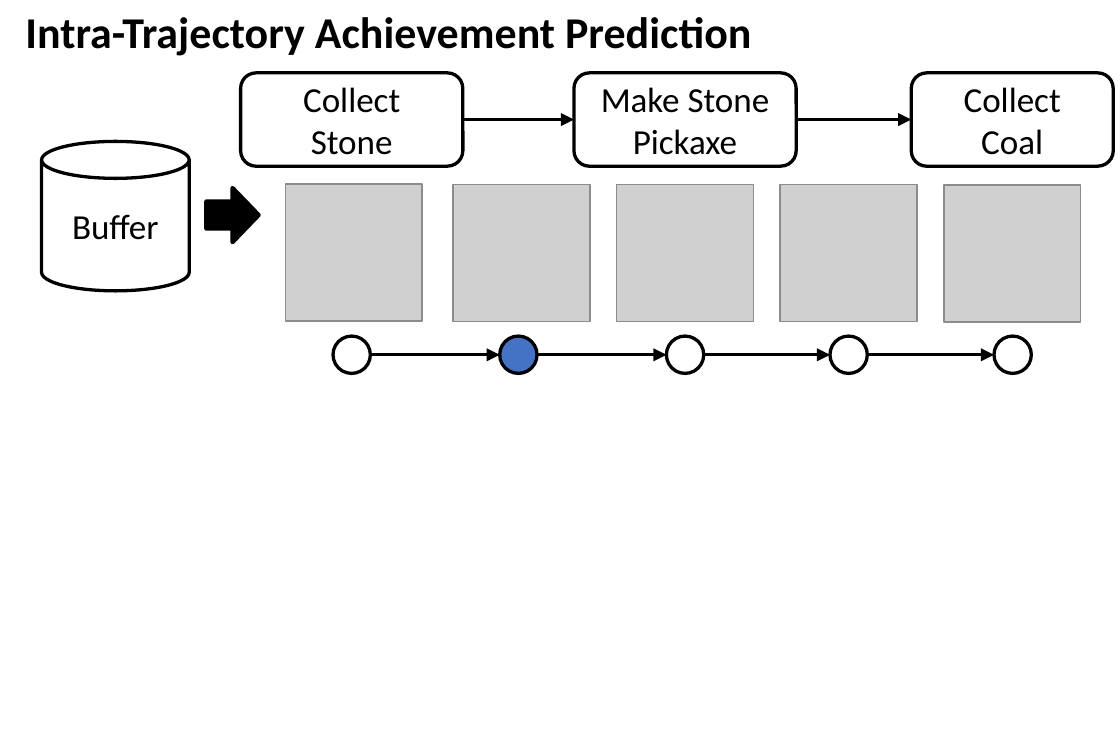
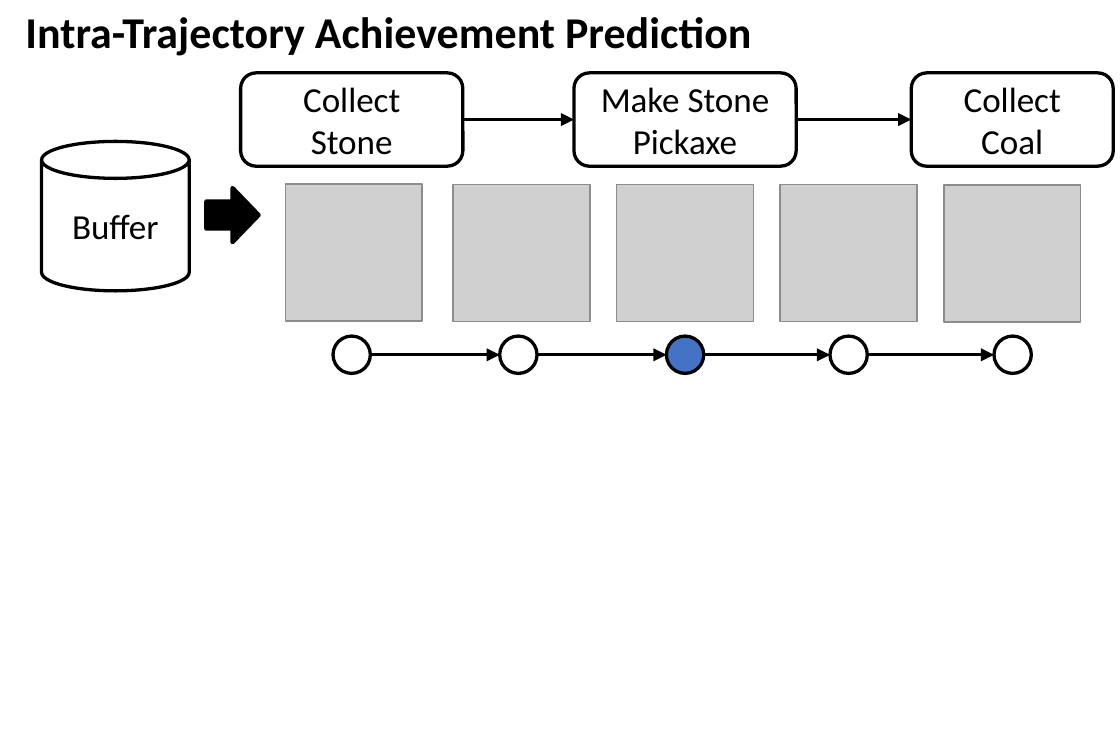
Before and after one commit to symoon11/symoon11.github.io, a slide deck: slide 1 of images/moon23neurips.pptx. Drawn at 1120x747 pixels with LibreOffice and Linux fonts; fonts in the diff are those of the drawing; grey boxes stand for pictures. Boxes give left, top, right and bottom in pixels: in the first picture for what was removed or moved away, otherwise in the second. Text is boxed around its words. In the diff, an @@ line names an element or a change of style, - is before the commit and + after.

```diff
--- a/images/moon23neurips.pptx
+++ b/images/moon23neurips.pptx
@@ ellipse at [499, 336, 537, 374]: fill #4472C4 to none @@
@@ ellipse at [667, 336, 705, 374]: fill none to #4472C4 @@
```
Also in this commit, not shown: 5 other slides changed, 15 other files.
